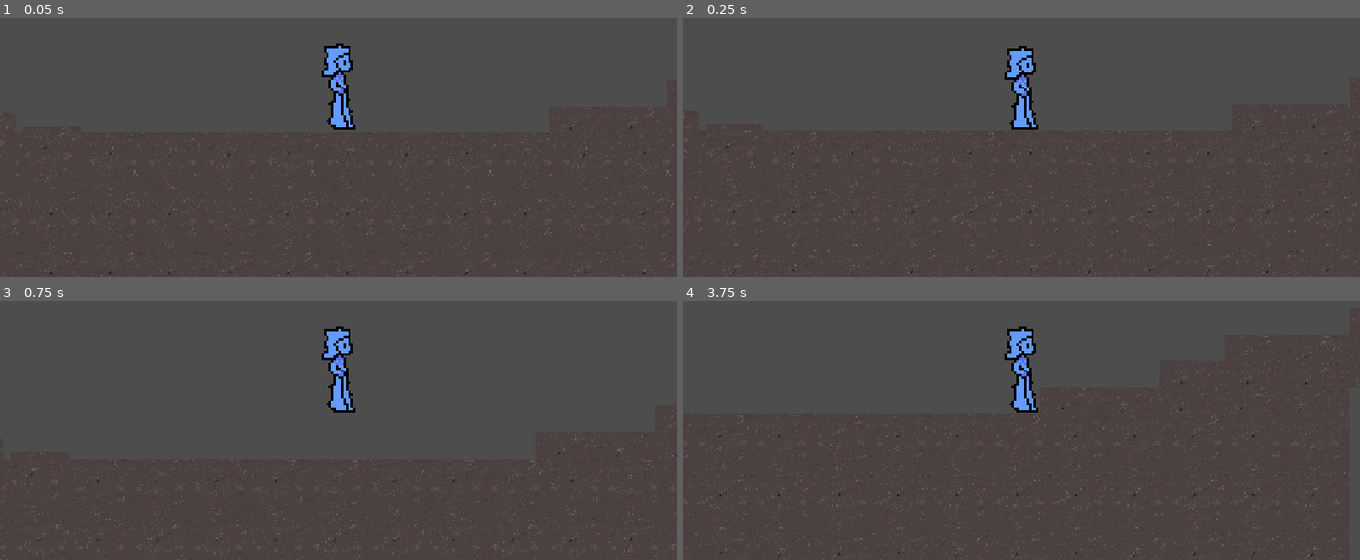
Above: before the commit, frames 1-4 (two rows, left to right).
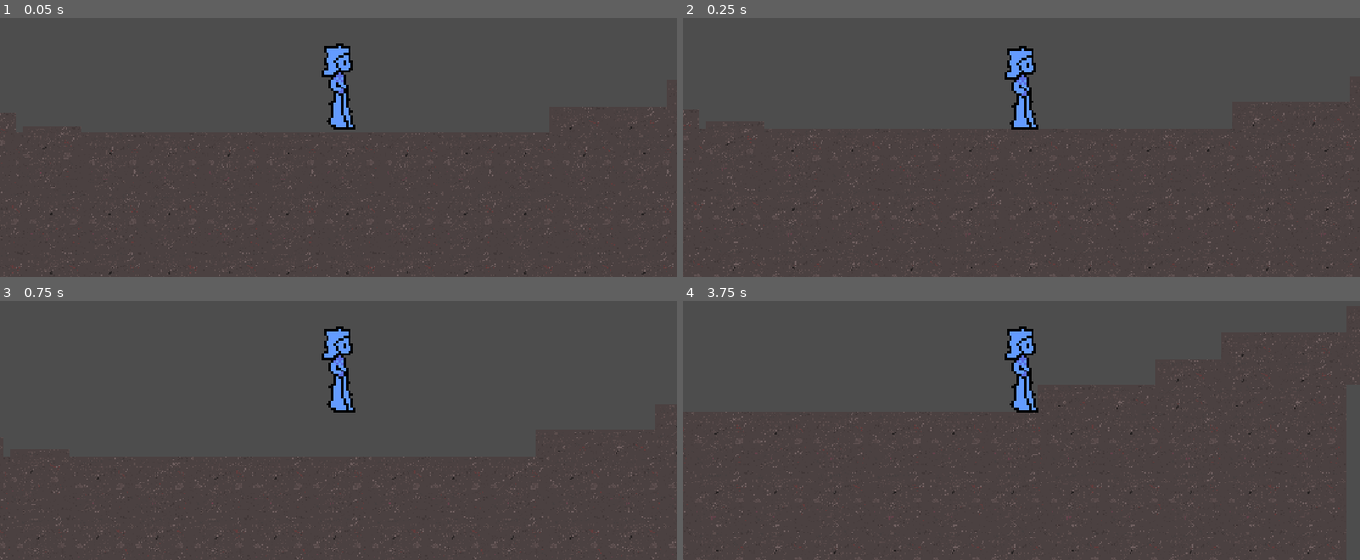
Above: after the commit, the same moments.

Repository: OneWingedDog/Prism2D
Game: Godot game, scene res://Scenes/tuff_test_map.tscn
Same seed, same stepped clock (60 frames per second), same inputs: the game is played once before the commit and once after it.
Inputs:
- Up to frame 1 (0.05 s): no input
- Up to frame 2 (0.25 s): no input
- Up to frame 3 (0.75 s): tap Enter (ui_accept) at 0.5 s; hold D (Right) from 0.53 s (still down); tap Space (Jump) at 0.6 s
- Up to frame 4 (3.75 s): tap Space (Jump) at 0.77, 1.07, 1.35, 1.52, 1.82, 2.1, 2.85, 3.02, 3.32, 3.6 s; release D (Right) at 2.03 s; hold A (Left) 2.03-2.78 s; hold D (Right) from 2.78 s (still down)

Frame 1 is identical in both runs. In frame 2, 1.6% of the frame differs, in the area x 0-100%, y 31-100%; in frame 3, 1.2%; in frame 4, 2.0%, in the area x 0-100%, y 7-100%.

Commit message:
Very basic wall jumping added
press space when touching a will mid air to wall jump

Diff:
--- a/prism-2d/Scenes/character_body_2d.gd
+++ b/prism-2d/Scenes/character_body_2d.gd
@@ -11,14 +11,14 @@
 @onready var input_direction:Vector2
 @onready var incnum:float = 0
 @onready var animated_sprite_2d: AnimatedSprite2D = $AnimatedSprite2D
+@onready var touchingwall:bool
 
 func get_input():
 
 	if input_direction.x == (1.0) or (-1.0) :
 		oldinpt = input_direction
 
-	print(jump)
-	print(incnum)
+
 
 	input_direction = Input.get_vector("Left", "Right", "ui_text_backspace", "Jump")
 
@@ -27,7 +27,8 @@
 
 	velocity.x = input_direction.x * (speed * incnum)
 
-
+	if Input.is_action_just_pressed("Jump") and jump == true:
+		walljump()
 
 
 	if Input.is_action_just_pressed("Jump") and jump == false:
@@ -58,7 +59,7 @@
 
 	if velocity.y == 0:
 		jump = false
-
+		touchingwall = false
 
 
 	inum = inum + 3
@@ -72,3 +73,21 @@
 		velocity.y = terminal_velocity
 	get_input()
 	move_and_slide()
+	print(touchingwall)
+
+
+func _on_area_2d_body_entered(body: Node2D) -> void:
+	print("ent")
+	if jump == true:
+		touchingwall = true
+
+
+func _on_area_2d_body_exited(body: Node2D) -> void:
+	print("ext")
+	touchingwall = false
+
+
+func walljump():
+	if touchingwall == true:
+		inum = 0
+		velocity.y = jumpv
--- a/prism-2d/Scenes/tuff_player.tscn
+++ b/prism-2d/Scenes/tuff_player.tscn
@@ -65,8 +65,13 @@
 "speed": 10.0
 }]
 
-[sub_resource type="RectangleShape2D" id="RectangleShape2D_dxols"]
-size = Vector2(162.2143, 383.99997)
+[sub_resource type="CapsuleShape2D" id="CapsuleShape2D_mkrn0"]
+radius = 64.2858
+height = 391.0009
+
+[sub_resource type="CapsuleShape2D" id="CapsuleShape2D_dxols"]
+radius = 108.9287
+height = 439.28622
 
 [node name="Tuff player" type="Node2D" unique_id=1752257990]
 scale = Vector2(0.55999935, 0.55999935)
@@ -79,11 +84,21 @@
 sprite_frames = SubResource("SpriteFrames_0eb53")
 animation = &"Wall Cling"
 autoplay = "default"
+frame_progress = 0.9405236
 
 [node name="CollisionShape2D" type="CollisionShape2D" parent="CharacterBody2D" unique_id=961077790]
-position = Vector2(0.7499008, -0.85736084)
-shape = SubResource("RectangleShape2D_dxols")
+position = Vector2(-16.071447, -14.285731)
+shape = SubResource("CapsuleShape2D_mkrn0")
 
 [node name="Camera2D" type="Camera2D" parent="CharacterBody2D" unique_id=395622131]
 scale = Vector2(3.9600003, 1)
 zoom = Vector2(0.7, 0.7)
+
+[node name="Area2D" type="Area2D" parent="CharacterBody2D" unique_id=15294725]
+
+[node name="CollisionShape2D" type="CollisionShape2D" parent="CharacterBody2D/Area2D" unique_id=244824990]
+position = Vector2(-3.5714328, 1.7857164)
+shape = SubResource("CapsuleShape2D_dxols")
+
+[connection signal="body_entered" from="CharacterBody2D/Area2D" to="CharacterBody2D" method="_on_area_2d_body_entered"]
+[connection signal="body_exited" from="CharacterBody2D/Area2D" to="CharacterBody2D" method="_on_area_2d_body_exited"]
